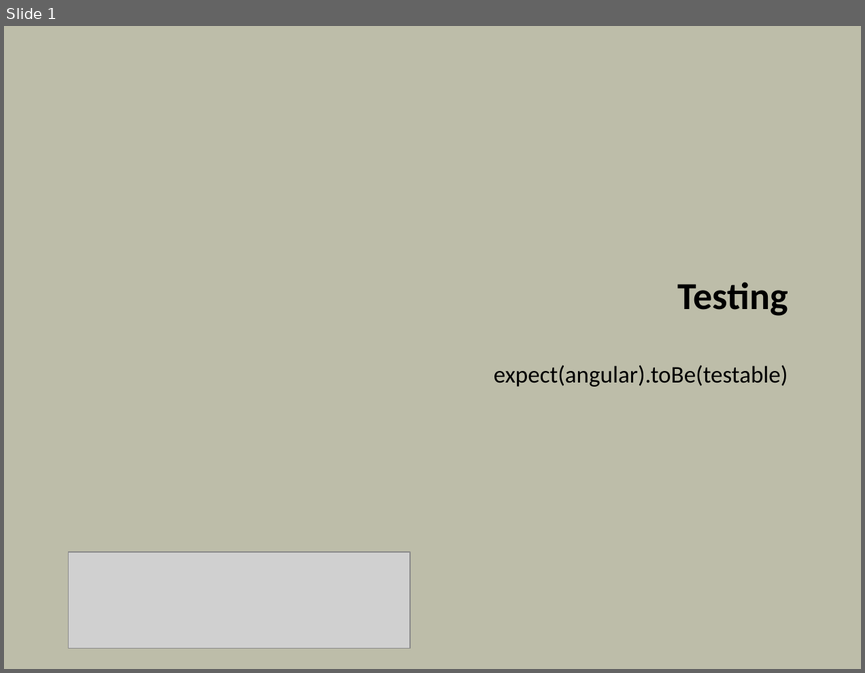
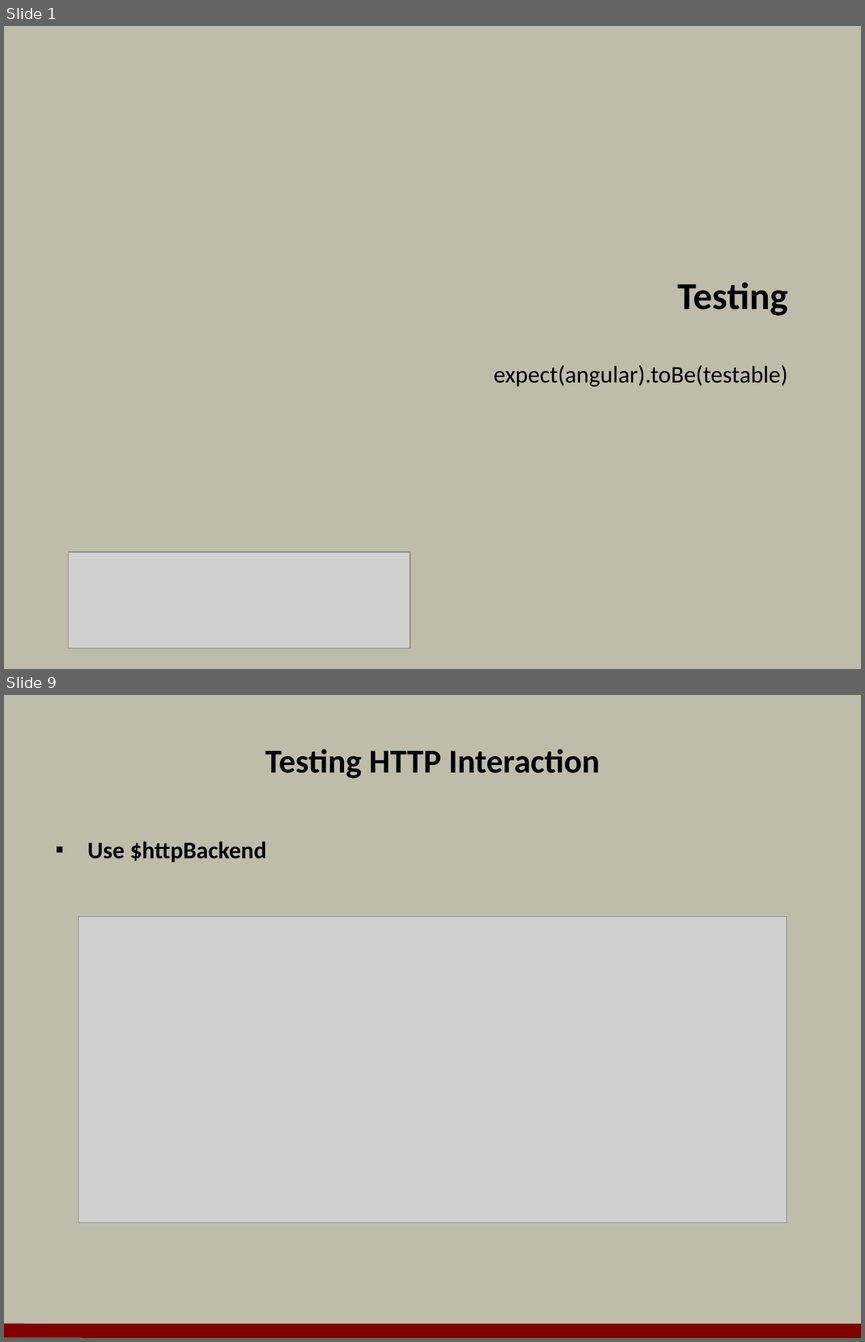
Before and after one commit to OdeToCode/classes, a slide deck: angularjs/slides/06_Testing.pptx. Shown one above the other, each under a label of ours: slide 1 before the commit, slides 1 and 9 after it; the slides between them are not shown. The pictures are 865x673 and 865x1342 pixels, drawn with LibreOffice and Linux fonts; fonts in the diff are those of the drawing; grey boxes stand for pictures; background and template pictures are left out. Boxes give left, top, right and bottom in pixels: in the first picture for what was removed or moved away, otherwise in the second. Text is boxed around its words. In the diff, an @@ line names an element or a change of style, - is before the commit and + after.

Commit message:
testing module

```diff
--- a/angularjs/slides/06_Testing.pptx
+++ b/angularjs/slides/06_Testing.pptx
@@ slide 9 added at [4, 695, 861, 1338], background #BDBDA9 @@
@@ title added at [265, 749, 600, 779], 28 pt, text #000000, bold @@
+Testing HTTP Interaction
@@ text added at [88, 841, 266, 862], 20 pt, text #000000, bold @@
+▪ Use $httpBackend
@@ picture added at [79, 916, 786, 1222] @@
@@ line added from (4, 1330) to (861, 1331), #800000 12 pt @@
```
Also in this commit, not shown: 9 other slides added, 1 slide removed, 44 other files.
